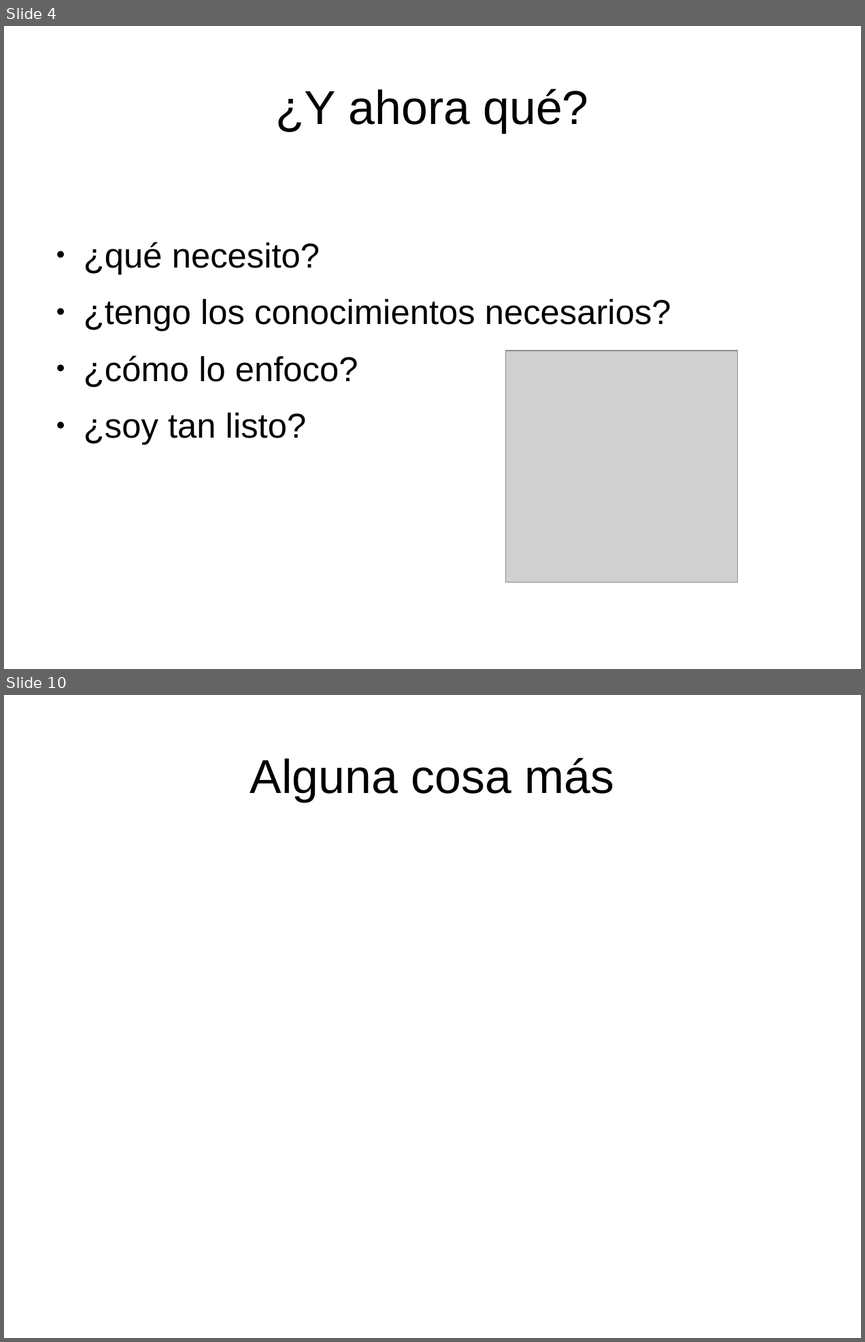
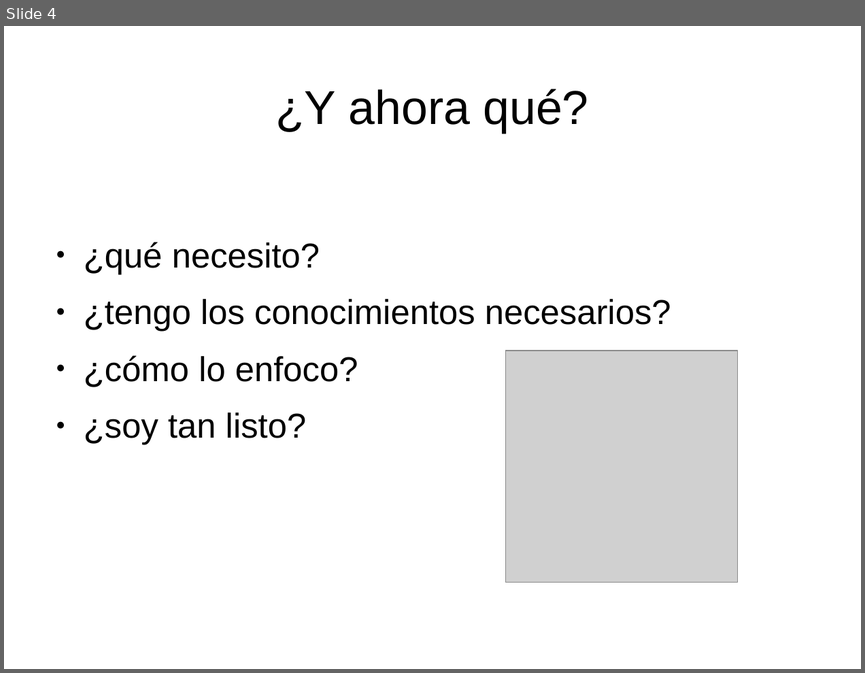
Before and after one commit to pgdoval/motor_videojuegos_js, a slide deck: doc/motor.odp. Shown one above the other, each under a label of ours: slides 4 and 10 before the commit, slide 4 after it; the slides between them are not shown. The pictures are 865x1342 and 865x673 pixels, drawn with LibreOffice and Linux fonts; fonts in the diff are those of the drawing; grey boxes stand for pictures. Boxes give left, top, right and bottom in pixels: in the first picture for what was removed or moved away, otherwise in the second. Text is boxed around its words. In the diff, an @@ line names an element or a change of style, - is before the commit and + after.

```diff
--- a/doc/motor.odp
+++ b/doc/motor.odp
@@ slide 10 removed at (x1=4, y1=695, x2=861, y2=1338), background #FFFFFF @@
@@ title removed at (x1=250, y1=758, x2=614, y2=802) @@
-Alguna cosa más
```
Also in this commit, not shown: 5 slides changed, 3 slides added, 1 other slide removed, 6 other files.
